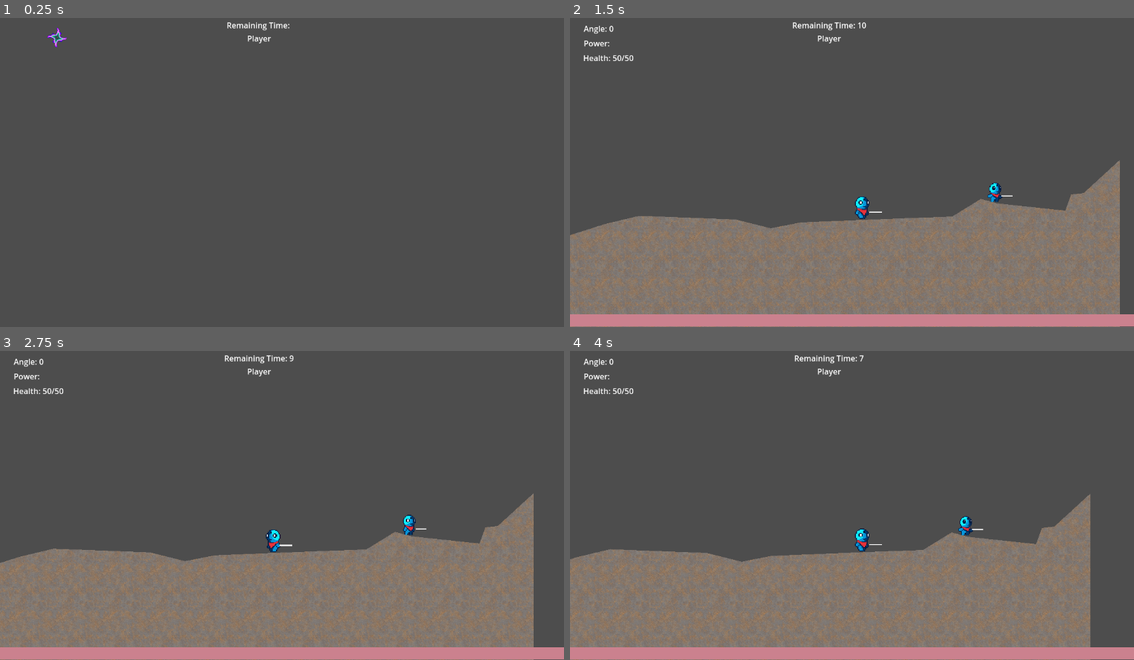
Above: before the commit, frames 1-4 (two rows, left to right).
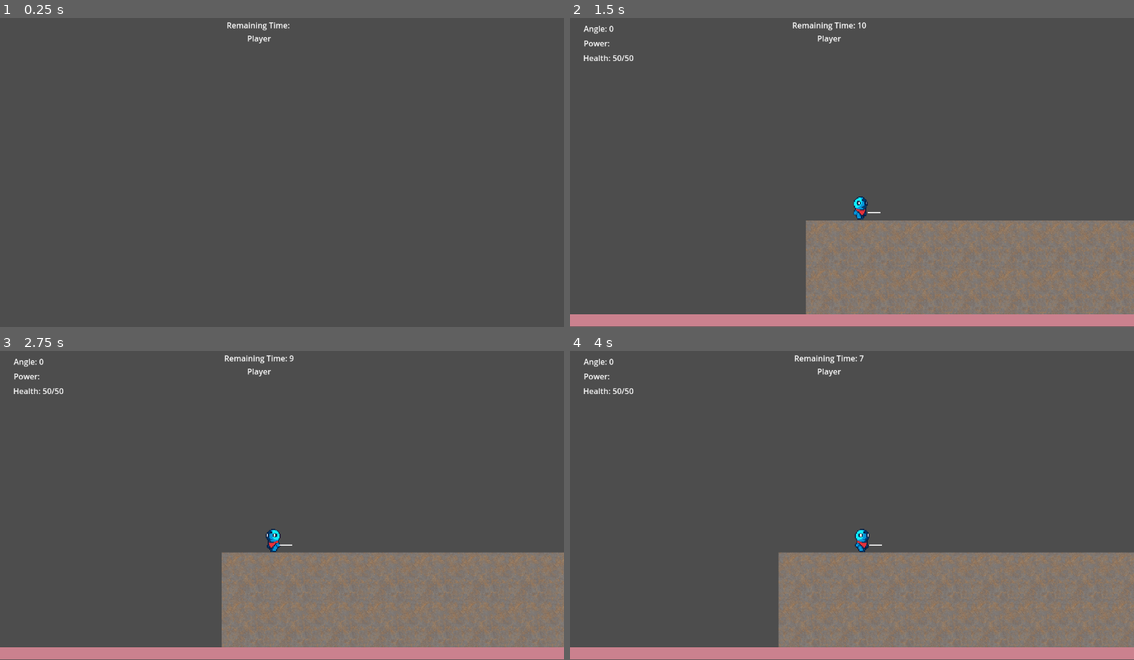
Above: after the commit, the same moments.

Repository: DanSantos8/godot-go-gunner
Game: Godot game, scene res://Scenes/arena.tscn
Two runs of this game, one before a commit and one after it. Both use one fixed random seed, a clock stepped at 60 frames per second and the inputs below.
Inputs:
- Up to frame 1 (0.25 s): no input
- Up to frame 2 (1.5 s): hold D (move_right) from 0.53 s (still down); tap S (aim_down) at 0.6 s; tap Up (aim_up) at 1.35 s
- Up to frame 3 (2.75 s): release D (move_right) at 2.03 s; hold Left (move_left) from 2.03 s (still down); hold Space (charge) from 2.03 s (still down)
- Up to frame 4 (4 s): release Left (move_left) at 2.78 s; release Space (charge) at 2.78 s; hold D (move_right) from 2.78 s (still down); tap S (aim_down) at 2.85 s; tap Up (aim_up) at 3.6 s

The runs differ from the first frame. In frame 1, less than 0.1% of the frame differs, in the area x 8-12%, y 3-10%; in frame 2, 16%; in frame 3, 17%, in the area x 0-100%, y 46-100%; in frame 4, 16%.

Commit message:
adding game over

Diff:
--- a/Scenes/arena.tscn
+++ b/Scenes/arena.tscn
@@ -12,12 +12,13 @@
 [ext_resource type="Script" uid="uid://d2g6ang5flj14" path="res://Scripts/Battle/states/explosion_state.gd" id="10_iyva0"]
 [ext_resource type="Script" uid="uid://bbcpexojadrdx" path="res://Scripts/Battle/states/turn_end_state.gd" id="10_stc3i"]
 [ext_resource type="Script" uid="uid://c2euryxsnw0s" path="res://Scripts/turn_timer_hud.gd" id="12_2cush"]
+[ext_resource type="Script" uid="uid://bmotx2k3mffy2" path="res://Scripts/game_over.gd" id="13_5pgm5"]
 
 [sub_resource type="Curve2D" id="Curve2D_1v1nj"]
 _data = {
-"points": PackedVector2Array(0, 0, 0, 0, -867, -88, 0, 0, 0, 0, -706, -139, 0, 0, 0, 0, -660, -150, 0, 0, 0, 0, -529, -145, 0, 0, 0, 0, -481, -133, 0, 0, 0, 0, -440, -141, 0, 0, 0, 0, -290, -147, 0, 0, 0, 0, -260, -148, 0, 0, 0, 0, -234, -149, 0, 0, 0, 0, -195, -173, 0, 0, 0, 0, -173, -167, 0, 0, 0, 0, -80, -157, 0, 0, 0, 0, -72, -179, 0, 0, 0, 0, -55, -181, 0, 0, 0, 0, -6, -226)
+"points": PackedVector2Array(0, 0, 0, 0, -1111, -133, 0, 0, 0, 0, 10, -133)
 }
-point_count = 15
+point_count = 2
 
 [node name="Battle" type="Node2D"]
 script = ExtResource("1_1v1nj")
@@ -38,9 +39,10 @@
 polygon = PackedVector2Array(-18, -16, -31, -9, -24, -31)
 
 [node name="Player" parent="." instance=ExtResource("2_nnts3")]
-position = Vector2(742, 526)
+position = Vector2(62, 521)
 
 [node name="Projectile" parent="." instance=ExtResource("6_csrox")]
+position = Vector2(-457, 12)
 gravity_scale = 1.5
 
 [node name="BattleStateMachine" type="Node" parent="."]
@@ -88,3 +90,37 @@
 layout_mode = 2
 text = "Your turn"
 horizontal_alignment = 1
+
+[node name="GameOver" type="CanvasLayer" parent="."]
+visible = false
+script = ExtResource("13_5pgm5")
+
+[node name="Panel" type="Panel" parent="GameOver"]
+anchors_preset = 15
+anchor_right = 1.0
+anchor_bottom = 1.0
+grow_horizontal = 2
+grow_vertical = 2
+
+[node name="Container" type="VBoxContainer" parent="GameOver"]
+anchors_preset = 8
+anchor_left = 0.5
+anchor_top = 0.5
+anchor_right = 0.5
+anchor_bottom = 0.5
+offset_left = -44.0
+offset_top = -33.0
+offset_right = 44.0
+offset_bottom = 33.0
+grow_horizontal = 2
+grow_vertical = 2
+
+[node name="PlayAgain" type="Button" parent="GameOver/Container"]
+custom_minimum_size = Vector2(200, 50)
+layout_mode = 2
+text = "Play Again"
+
+[node name="Quit" type="Button" parent="GameOver/Container"]
+custom_minimum_size = Vector2(0, 50)
+layout_mode = 2
+text = "Quit"
--- a/Scripts/Battle/states/setup_state.gd
+++ b/Scripts/Battle/states/setup_state.gd
@@ -63,8 +63,8 @@
 	var dummy_player = original_player.duplicate()
 
 	# Posiciona o dummy em local diferente
-	dummy_player.global_position = original_player.global_position + Vector2(200, -50)
-	dummy_player.name = "Player2_Dummy"
+	dummy_player.global_position = original_player.global_position + Vector2(800, -50)
+	dummy_player.name = "Player 2"
 
 	# Adiciona à cena
 	get_tree().current_scene.add_child(dummy_player)
--- a/Scripts/Player/health_component.gd
+++ b/Scripts/Player/health_component.gd
@@ -13,6 +13,7 @@
 func take_damage(amount: float):
 	if current_health <= 0:
 		_handle_death()
+
 		return
 
 	current_health = max(0, current_health - amount)
@@ -32,7 +33,7 @@
 func _handle_death():
 	var player = get_parent() as Player
 	if player:
-		MessageBus.emit_battle_event("player_died", {"player": player})
+		MessageBus.game_over.emit(BattleManager.get_current_player())
 
 	print("💀 Player morreu!")
 
--- /dev/null
+++ b/Scripts/game_over.gd
@@ -0,0 +1,23 @@
+extends CanvasLayer
+
+@onready var PlayAgainBtn = $Container/PlayAgain
+@onready var QuitBtn = $Container/Quit
+
+func _ready() -> void:
+	MessageBus.game_over.connect(_show_game_over_menu)
+	process_mode = Node.PROCESS_MODE_WHEN_PAUSED
+
+	PlayAgainBtn.pressed.connect(_on_play_again_pressed)
+	QuitBtn.pressed.connect(_on_quit_pressed)
+
+
+func _show_game_over_menu(winner: Player):
+	visible = true
+	get_tree().paused = true
+
+func _on_play_again_pressed():
+	get_tree().paused = false
+	get_tree().reload_current_scene()
+
+func _on_quit_pressed():
+	get_tree().quit()
--- a/Scripts/message_bus.gd
+++ b/Scripts/message_bus.gd
@@ -8,6 +8,10 @@
 signal projectile_collision(collision_type: String, position: Vector2, target: Node)
 
 signal turn_timer(seconds: int)
+
+signal game_over(winner: Player)
+
+
 # ===== EMIT METHODS =====
 func emit_battle_event(event_type: String, data: Dictionary):
 	battle_event.emit(event_type, data)
Not shown: 1 places in Scenes/arena.tscn that only renumber resources
Not shown, added: Scripts/game_over.gd.uid
